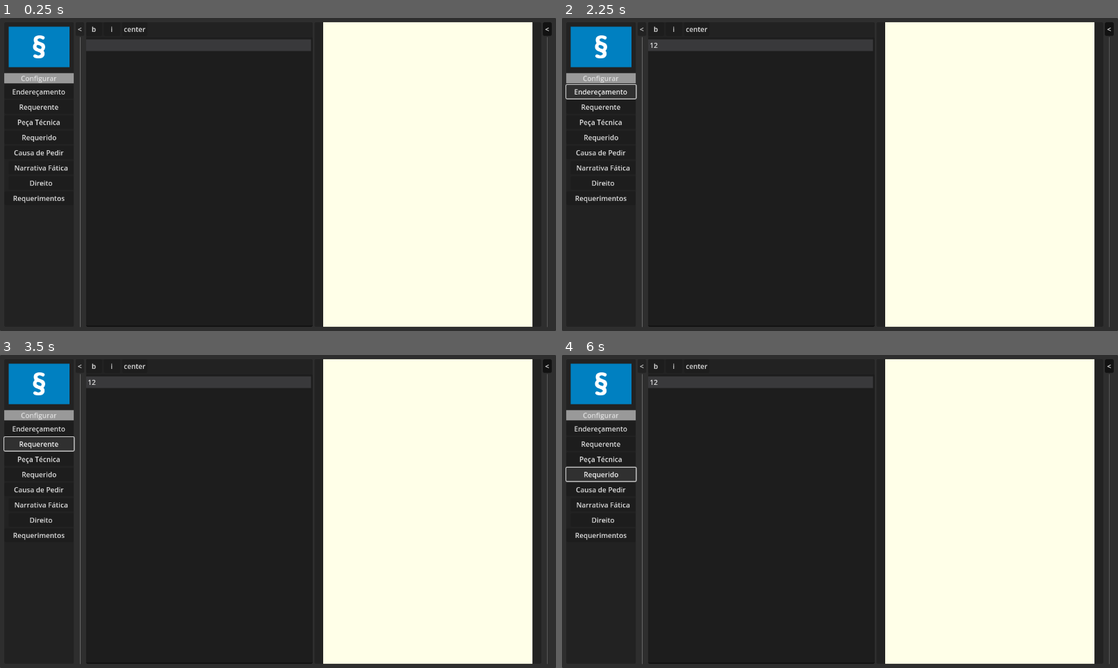
Above: before the commit, frames 1-4 (two rows, left to right).
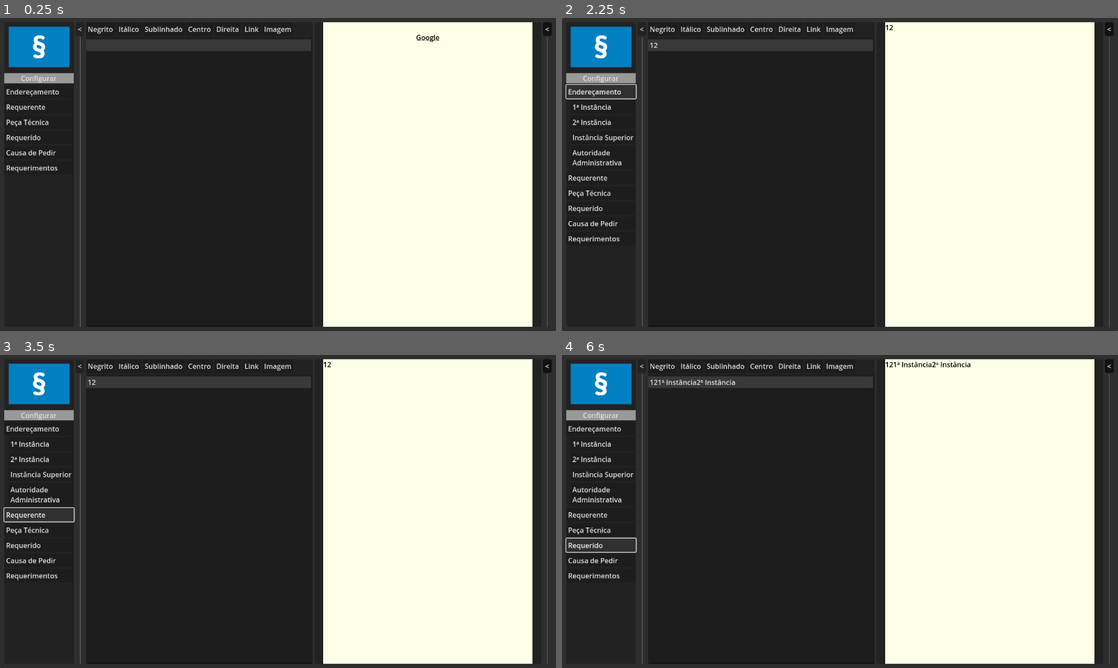
Above: after the commit, the same moments.

Repository: zerotag/paragrafo
Game: Godot game, scene res://scenes/Main.tscn
Same seed, same stepped clock (60 frames per second), same inputs: the game is played once before the commit and once after it.
Inputs (mouse positions are in pixels of both pictures, inside the frame that each line leads up to):
- Up to frame 1 (0.25 s): no input
- Up to frame 2 (2.25 s): click (762, 180) at 0.52 s; type "12" at 0.6 s; click "Configurar" at 1.25 s; click "Endereçamento" at 2 s
- Up to frame 3 (3.5 s): click "Requerente" at 2.75 s
- Up to frame 4 (6 s): click (600, 442) at 3.5 s, where only the run after the commit has a clickable "1ª Instância"; click "Peça Técnica" at 4.25 s; click (600, 458) at 5 s, where only the run after the commit has a clickable "2ª Instância"; click "Requerido" at 5.75 s

The runs differ from the first frame. In frame 1, 1.1% of the frame differs, in the area x 1-80%, y 2-60%; in frame 2, 1.5%; in frame 3, 1.7%; in frame 4, 2.0%, in the area x 0-74%, y 2-72%.
Error before the commit: Parse Error: Class "Editor" hides a global script class. (res://scripts/parts/Editor.gd:1)
Error after the commit: Invalid call. Nonexistent function 'is_empty' in base 'int'. (res://scripts/database/Storage.gd:42)

Commit message:
Menu functionality
- Added an EventBus for general usage between complex node structures.
- Added a wrapper for Button with extra metadata.
- Renamed a few files.

Diff:
--- a/project.godot
+++ b/project.godot
@@ -18,6 +18,7 @@
 [autoload]
 
 Storage="*res://scripts/database/Storage.gd"
+EventBus="*res://scripts/EventBus.gd"
 
 [display]
 
@@ -25,6 +26,10 @@
 window/size/viewport_height=720
 window/stretch/aspect="expand"
 
+[filesystem]
+
+import/blender/enabled=false
+
 [rendering]
 
 renderer/rendering_method="mobile"
--- a/scenes/Main.tscn
+++ b/scenes/Main.tscn
@@ -1,9 +1,9 @@
-[gd_scene load_steps=5 format=3 uid="uid://bihmx1c46nsy1"]
+[gd_scene load_steps=5 format=3 uid="uid://csvqtutdtnkre"]
 
 [ext_resource type="Script" path="res://scripts/Main.gd" id="1_jgmr1"]
-[ext_resource type="PackedScene" uid="uid://bfgxfvq6d8tdv" path="res://scenes/parts/Menu_1.tscn" id="2_7bh5r"]
-[ext_resource type="PackedScene" uid="uid://cu2gahjp4xisc" path="res://scenes/parts/Editor.tscn" id="3_lpyto"]
-[ext_resource type="PackedScene" uid="uid://dkcgarql5wxl4" path="res://scenes/parts/Menu_2.tscn" id="3_rmqvd"]
+[ext_resource type="PackedScene" uid="uid://bfgxfvq6d8tdv" path="res://scenes/parts/Menu_Left.tscn" id="2_7bh5r"]
+[ext_resource type="PackedScene" path="res://scenes/parts/Editor_Main.tscn" id="3_lpyto"]
+[ext_resource type="PackedScene" uid="uid://dkcgarql5wxl4" path="res://scenes/parts/Menu_Right.tscn" id="3_rmqvd"]
 
 [node name="App" type="Control"]
 layout_mode = 3
--- a/scenes/parts/editor.tscn
+++ b/scenes/parts/Editor_Main.tscn
@@ -1,6 +1,6 @@
-[gd_scene load_steps=3 format=3 uid="uid://cu2gahjp4xisc"]
+[gd_scene load_steps=3 format=3]
 
-[ext_resource type="Script" path="res://scripts/parts/Editor.gd" id="1_npc8l"]
+[ext_resource type="Script" path="res://scripts/parts/Editor_Main.gd" id="1_npc8l"]
 
 [sub_resource type="StyleBoxFlat" id="StyleBoxFlat_vcepr"]
 bg_color = Color(1, 1, 0.909804, 1)
--- /dev/null
+++ b/scenes/parts/Menu_Item.tscn
@@ -0,0 +1,42 @@
+[gd_scene load_steps=4 format=3 uid="uid://dgv8i8h7indkr"]
+
+[ext_resource type="Script" path="res://scripts/parts/Menu_Item.gd" id="1_e84lf"]
+[ext_resource type="Script" path="res://scripts/parts/ButtonWithMetadata.gd" id="2_5xb3i"]
+
+[sub_resource type="StyleBoxEmpty" id="StyleBoxEmpty_jbc73"]
+
+[node name="MenuItem" type="VBoxContainer"]
+script = ExtResource("1_e84lf")
+
+[node name="Button" type="Button" parent="."]
+unique_name_in_owner = true
+layout_mode = 2
+text = "<menu_item_label>"
+alignment = 0
+script = ExtResource("2_5xb3i")
+
+[node name="Submenu" type="PanelContainer" parent="."]
+unique_name_in_owner = true
+layout_mode = 2
+theme_override_styles/panel = SubResource("StyleBoxEmpty_jbc73")
+
+[node name="MC" type="MarginContainer" parent="Submenu"]
+layout_mode = 2
+theme_override_constants/margin_left = 10
+
+[node name="VBC" type="VBoxContainer" parent="Submenu/MC"]
+unique_name_in_owner = true
+layout_mode = 2
+
+[node name="Sub_1" type="Button" parent="Submenu/MC/VBC"]
+layout_mode = 2
+text = "<sub_1>"
+alignment = 0
+
+[node name="Sub_2" type="Button" parent="Submenu/MC/VBC"]
+layout_mode = 2
+text = "<sub_2>"
+
+[node name="Sub_3" type="Button" parent="Submenu/MC/VBC"]
+layout_mode = 2
+text = "<sub_3>"
--- /dev/null
+++ b/scenes/parts/Menu_Left.tscn
@@ -0,0 +1,49 @@
+[gd_scene load_steps=4 format=3 uid="uid://bfgxfvq6d8tdv"]
+
+[ext_resource type="Texture2D" uid="uid://k8bkurxccc4m" path="res://assets/imgs/logo.svg" id="1_252b4"]
+[ext_resource type="Script" path="res://scripts/parts/Menu_Left.gd" id="1_xnans"]
+
+[sub_resource type="StyleBoxFlat" id="StyleBoxFlat_46jma"]
+
+[node name="Menu1" type="Panel"]
+size_flags_horizontal = 3
+size_flags_stretch_ratio = 0.2
+script = ExtResource("1_xnans")
+
+[node name="VBC_Menu1" type="VBoxContainer" parent="."]
+layout_mode = 1
+anchors_preset = 15
+anchor_right = 1.0
+anchor_bottom = 1.0
+grow_horizontal = 2
+grow_vertical = 2
+
+[node name="MC_LogoContainer" type="MarginContainer" parent="VBC_Menu1"]
+layout_mode = 2
+theme_override_constants/margin_left = 10
+theme_override_constants/margin_top = 10
+theme_override_constants/margin_right = 10
+theme_override_constants/margin_bottom = 10
+
+[node name="ColorRect" type="ColorRect" parent="VBC_Menu1/MC_LogoContainer"]
+layout_mode = 2
+color = Color(0, 0.501961, 0.756863, 1)
+
+[node name="MC_Logo" type="MarginContainer" parent="VBC_Menu1/MC_LogoContainer"]
+layout_mode = 2
+theme_override_constants/margin_top = 20
+theme_override_constants/margin_bottom = 20
+
+[node name="TR_Logo" type="TextureRect" parent="VBC_Menu1/MC_LogoContainer/MC_Logo"]
+layout_mode = 2
+texture = ExtResource("1_252b4")
+stretch_mode = 5
+
+[node name="BTN_Config" type="Button" parent="VBC_Menu1"]
+layout_mode = 2
+theme_override_styles/normal = SubResource("StyleBoxFlat_46jma")
+text = "Configurar"
+
+[node name="MainMenu" type="VBoxContainer" parent="VBC_Menu1"]
+unique_name_in_owner = true
+layout_mode = 2
--- a/scenes/parts/menu_1.tscn
+++ /dev/null
@@ -1,164 +0,0 @@
-[gd_scene load_steps=5 format=3 uid="uid://bfgxfvq6d8tdv"]
-
-[ext_resource type="Texture2D" uid="uid://k8bkurxccc4m" path="res://assets/imgs/logo.svg" id="1_252b4"]
-[ext_resource type="Script" path="res://scripts/parts/Menu_Left.gd" id="1_xnans"]
-
-[sub_resource type="StyleBoxFlat" id="StyleBoxFlat_46jma"]
-
-[sub_resource type="StyleBoxEmpty" id="StyleBoxEmpty_jbc73"]
-
-[node name="Menu1" type="Panel"]
-size_flags_horizontal = 3
-size_flags_stretch_ratio = 0.2
-script = ExtResource("1_xnans")
-
-[node name="VBC_Menu1" type="VBoxContainer" parent="."]
-layout_mode = 1
-anchors_preset = 15
-anchor_right = 1.0
-anchor_bottom = 1.0
-grow_horizontal = 2
-grow_vertical = 2
-
-[node name="MC_LogoContainer" type="MarginContainer" parent="VBC_Menu1"]
-layout_mode = 2
-theme_override_constants/margin_left = 10
-theme_override_constants/margin_top = 10
-theme_override_constants/margin_right = 10
-theme_override_constants/margin_bottom = 10
-
-[node name="ColorRect" type="ColorRect" parent="VBC_Menu1/MC_LogoContainer"]
-layout_mode = 2
-color = Color(0, 0.501961, 0.756863, 1)
-
-[node name="MC_Logo" type="MarginContainer" parent="VBC_Menu1/MC_LogoContainer"]
-layout_mode = 2
-theme_override_constants/margin_top = 20
-theme_override_constants/margin_bottom = 20
-
-[node name="TR_Logo" type="TextureRect" parent="VBC_Menu1/MC_LogoContainer/MC_Logo"]
-layout_mode = 2
-texture = ExtResource("1_252b4")
-stretch_mode = 5
-
-[node name="BTN_Config" type="Button" parent="VBC_Menu1"]
-layout_mode = 2
-theme_override_styles/normal = SubResource("StyleBoxFlat_46jma")
-text = "Configurar"
-
-[node name="MainMenu" type="VBoxContainer" parent="VBC_Menu1"]
-layout_mode = 2
-
-[node name="MenuItem_1" type="VBoxContainer" parent="VBC_Menu1/MainMenu"]
-layout_mode = 2
-
-[node name="BTN_Toggle" type="Button" parent="VBC_Menu1/MainMenu/MenuItem_1"]
-layout_mode = 2
-text = "Endereçamento"
-
-[node name="Submenu" type="PanelContainer" parent="VBC_Menu1/MainMenu/MenuItem_1"]
-visible = false
-layout_mode = 2
-theme_override_styles/panel = SubResource("StyleBoxEmpty_jbc73")
-
-[node name="MC" type="MarginContainer" parent="VBC_Menu1/MainMenu/MenuItem_1/Submenu"]
-layout_mode = 2
-theme_override_constants/margin_left = 10
-
-[node name="VBC" type="VBoxContainer" parent="VBC_Menu1/MainMenu/MenuItem_1/Submenu/MC"]
-layout_mode = 2
-
-[node name="sub_1" type="Button" parent="VBC_Menu1/MainMenu/MenuItem_1/Submenu/MC/VBC"]
-unique_name_in_owner = true
-layout_mode = 2
-text = "1ª Instância"
-
-[node name="sub_2" type="Button" parent="VBC_Menu1/MainMenu/MenuItem_1/Submenu/MC/VBC"]
-unique_name_in_owner = true
-layout_mode = 2
-text = "2ª Instância"
-
-[node name="sub_3" type="Button" parent="VBC_Menu1/MainMenu/MenuItem_1/Submenu/MC/VBC"]
-unique_name_in_owner = true
-layout_mode = 2
-text = "Instância Superior"
-
-[node name="sub_4" type="Button" parent="VBC_Menu1/MainMenu/MenuItem_1/Submenu/MC/VBC"]
-unique_name_in_owner = true
-layout_mode = 2
-text = "Autoridade
-Administrativa"
-
-[node name="MenuItem_2" type="VBoxContainer" parent="VBC_Menu1/MainMenu"]
-layout_mode = 2
-
-[node name="BTN_Toggle" type="Button" parent="VBC_Menu1/MainMenu/MenuItem_2"]
-layout_mode = 2
-text = "Requerente"
-
-[node name="MenuItem_3" type="VBoxContainer" parent="VBC_Menu1/MainMenu"]
-layout_mode = 2
-
-[node name="BTN_Toggle" type="Button" parent="VBC_Menu1/MainMenu/MenuItem_3"]
-layout_mode = 2
-text = "Peça Técnica"
-
-[node name="MenuItem_4" type="VBoxContainer" parent="VBC_Menu1/MainMenu"]
-layout_mode = 2
-
-[node name="BTN_Toggle" type="Button" parent="VBC_Menu1/MainMenu/MenuItem_4"]
-layout_mode = 2
-text = "Requerido"
-
-[node name="MenuItem_5" type="VBoxContainer" parent="VBC_Menu1/MainMenu"]
-layout_mode = 2
-
-[node name="BTN_Toggle" type="Button" parent="VBC_Menu1/MainMenu/MenuItem_5"]
-layout_mode = 2
-text = "Causa de Pedir"
-
-[node name="Submenu" type="PanelContainer" parent="VBC_Menu1/MainMenu/MenuItem_5"]
-layout_mode = 2
-theme_override_styles/panel = SubResource("StyleBoxEmpty_jbc73")
-
-[node name="MC" type="MarginContainer" parent="VBC_Menu1/MainMenu/MenuItem_5/Submenu"]
-layout_mode = 2
-theme_override_constants/margin_left = 10
-
-[node name="VBC" type="VBoxContainer" parent="VBC_Menu1/MainMenu/MenuItem_5/Submenu/MC"]
-layout_mode = 2
-
-[node name="sub_1" type="Button" parent="VBC_Menu1/MainMenu/MenuItem_5/Submenu/MC/VBC"]
-layout_mode = 2
-text = "Narrativa Fática"
-
-[node name="sub_2" type="Button" parent="VBC_Menu1/MainMenu/MenuItem_5/Submenu/MC/VBC"]
-layout_mode = 2
-text = "Direito"
-
-[node name="MenuItem_6" type="VBoxContainer" parent="VBC_Menu1/MainMenu"]
-layout_mode = 2
-
-[node name="BTN_Toggle" type="Button" parent="VBC_Menu1/MainMenu/MenuItem_6"]
-layout_mode = 2
-text = "Requerimentos"
-
-[node name="Submenu" type="PanelContainer" parent="VBC_Menu1/MainMenu/MenuItem_6"]
-visible = false
-layout_mode = 2
-theme_override_styles/panel = SubResource("StyleBoxEmpty_jbc73")
-
-[node name="MC" type="MarginContainer" parent="VBC_Menu1/MainMenu/MenuItem_6/Submenu"]
-layout_mode = 2
-theme_override_constants/margin_left = 10
-
-[node name="VBC" type="VBoxContainer" parent="VBC_Menu1/MainMenu/MenuItem_6/Submenu/MC"]
-layout_mode = 2
-
-[node name="sub_1" type="Button" parent="VBC_Menu1/MainMenu/MenuItem_6/Submenu/MC/VBC"]
-layout_mode = 2
-text = "Data e Assinatura"
-
-[node name="sub_2" type="Button" parent="VBC_Menu1/MainMenu/MenuItem_6/Submenu/MC/VBC"]
-layout_mode = 2
-text = "Anexos"
--- /dev/null
+++ b/scripts/EventBus.gd
@@ -0,0 +1,3 @@
+extends Node
+
+signal action_editor_insert;
--- a/scripts/database/PlaceholderDB.gd
+++ b/scripts/database/PlaceholderDB.gd
@@ -1,44 +1,6 @@
 class_name PlaceholderDB extends Node
 
-enum StorageType {
-	PERSON,
-	LITIGATION,
-	DOCUMENT,
-}
-
-enum RelationType {
-	PERSON_LITIGATION,
-	LITIGATION_LITIGATION,
-}
-
-enum PersonType {
-	CPF,
-	CNPJ,
-}
-
-enum LitigationSphere {
-	STATE,
-	FEDERAL,
-}
-
-enum LitigationType {
-	CIVIL,
-	CRIMINAL,
-}
-
-enum LitigationLocation {
-	SC,
-	SP,
-	RO,
-}
-
-const INVALID_ITEM: Dictionary = {
-	"name": "Invalid",
-	"code": "",
-	"type": -1,
-	"mail": "",
-};
-
+# Databases
 const STORAGE_PLACEHOLDER: Dictionary = {
 	StorageType.PERSON: {
 		10: {
@@ -163,3 +125,45 @@
 		[405, 610],
 	],
 };
+
+const INVALID_ITEM: Dictionary = {
+	"name": "Not Found",
+	"code": Error.INVALID_ITEM,
+};
+
+# Enumerations
+enum Error {
+	INVALID_ITEM = 404,
+}
+
+enum StorageType {
+	PERSON,
+	LITIGATION,
+	DOCUMENT,
+}
+
+enum RelationType {
+	PERSON_LITIGATION,
+	LITIGATION_LITIGATION,
+}
+
+enum PersonType {
+	CPF,
+	CNPJ,
+}
+
+enum LitigationSphere {
+	STATE,
+	FEDERAL,
+}
+
+enum LitigationType {
+	CIVIL,
+	CRIMINAL,
+}
+
+enum LitigationLocation {
+	SC,
+	SP,
+	RO,
+}
--- /dev/null
+++ b/scripts/parts/ButtonWithMetadata.gd
@@ -0,0 +1,3 @@
+class_name ButtonWithMetadata extends Button
+
+var content: String = "";
--- a/scripts/parts/editor.gd
+++ b/scripts/parts/Editor_Main.gd
@@ -23,8 +23,13 @@
 		add_child(tooltip);
 
 	add_actions_to_editor();
+	connect_external_events();
 
 # Helpers
+func add_text_to_selection(content: String) -> void:
+	editor.grab_focus();
+	editor.insert_text_at_caret("%s" % [content], 0);
+
 func add_bbcode_to_selection(bbcode: String) -> void:
 	var hasSelect = editor.has_selection();
 
@@ -99,3 +104,9 @@
 func _on_render_meta_hover_ended(_meta: String) -> void:
 	if (tooltip):
 		tooltip.hide();
+
+func connect_external_events() -> void:
+	EventBus.action_editor_insert.connect(
+		func(content: String):
+			add_text_to_selection(content);
+	);
--- /dev/null
+++ b/scripts/parts/Menu_Item.gd
@@ -0,0 +1,54 @@
+class_name MenuItem extends VBoxContainer
+
+enum State {
+	PURE_BUTTON,
+	HAS_SUBMENU,
+}
+
+@onready var button: ButtonWithMetadata = %Button as ButtonWithMetadata
+@onready var submenu: PanelContainer = %Submenu
+@onready var sub_container: VBoxContainer = %VBC
+
+var type : State = State.PURE_BUTTON;
+var button_text : String = "<menu_item_label>";
+var button_content : String = "<menu_item_content>";
+
+# Override
+func _ready() -> void:
+	for c in sub_container.get_children():
+		c.queue_free();
+	submenu.hide();
+
+# Helper
+func finish() -> void:
+	button.text = button_text;
+
+	match type:
+		State.PURE_BUTTON:
+			button.content = button_content;
+			button.pressed.connect(
+				func():
+					print(button.content);
+			);
+
+		State.HAS_SUBMENU:
+			button.pressed.connect(
+				func():
+					submenu.visible = !submenu.visible;
+			)
+
+func submenu_add_item(label_name: String, metadata: String) -> void:
+	if (type == State.PURE_BUTTON):
+		return;
+
+	var new_button = ButtonWithMetadata.new();
+	new_button.text = label_name;
+	new_button.content = metadata;
+	new_button.alignment = HORIZONTAL_ALIGNMENT_LEFT;
+	new_button.pressed.connect(
+		func():
+			EventBus.action_editor_insert.emit(new_button.content);
+	);
+	sub_container.add_child(new_button);
+
+# Event
--- a/scripts/parts/Menu_Left.gd
+++ b/scripts/parts/Menu_Left.gd
@@ -6,5 +6,52 @@
 # BTN_Config ENABLE show button to save content after editing.
 # BTN_Config DISABLE each button adds text to the editor on caret position.
 
+@onready var menu_container: VBoxContainer = %MainMenu
+@onready var menu_item: PackedScene = preload("res://scenes/parts/Menu_Item.tscn");
+
+var placeholder_menu = {
+	"Endereçamento": {
+		"1ª Instância": "1ª Instância",
+		"2ª Instância": "2ª Instância",
+		"Instância Superior": "Instância Superior",
+		"Autoridade\nAdministrativa": "Autoridade Administrativa",
+	},
+	"Requerente": "requerente_content",
+	"Peça Técnica": "peça_tecnica_content",
+	"Requerido": "requerido_content",
+	"Causa de Pedir": {
+		"Narrativa Fática": "Narrativa Fática",
+		"Direito": "Direito",
+	},
+	"Requerimentos": {
+		"Data e Assinatura": "Data e Assinatura",
+		"Anexos": "Anexos",
+	}
+}
+
+# Override
 func _ready() -> void:
-	pass
+	setup_menu_items();
+
+# Helper
+func setup_menu_items() -> void:
+	for item in placeholder_menu:
+
+		if (menu_item.can_instantiate()):
+			var new_item = menu_item.instantiate() as MenuItem;
+			menu_container.add_child(new_item);
+
+			new_item.button_text = item;
+
+			if (placeholder_menu[item] is String):
+				new_item.button_content = placeholder_menu[item];
+
+			if (placeholder_menu[item] is Dictionary):
+				new_item.type = MenuItem.State.HAS_SUBMENU;
+				for subitem in placeholder_menu[item]:
+					new_item.submenu_add_item(subitem, placeholder_menu[item][subitem]);
+					pass
+
+			new_item.finish();
+
+# Event
Renamed: scenes/parts/menu_2.tscn -> scenes/parts/Menu_Right.tscn
